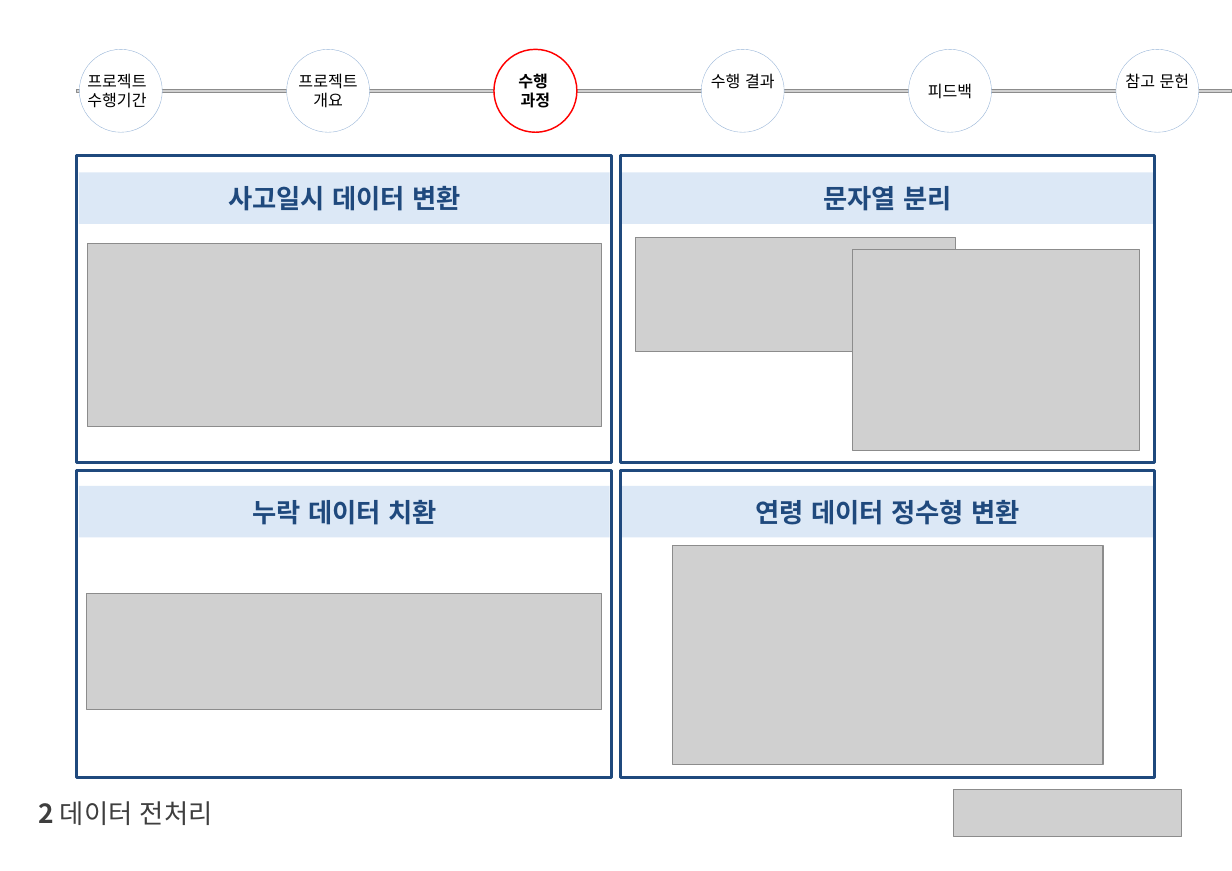
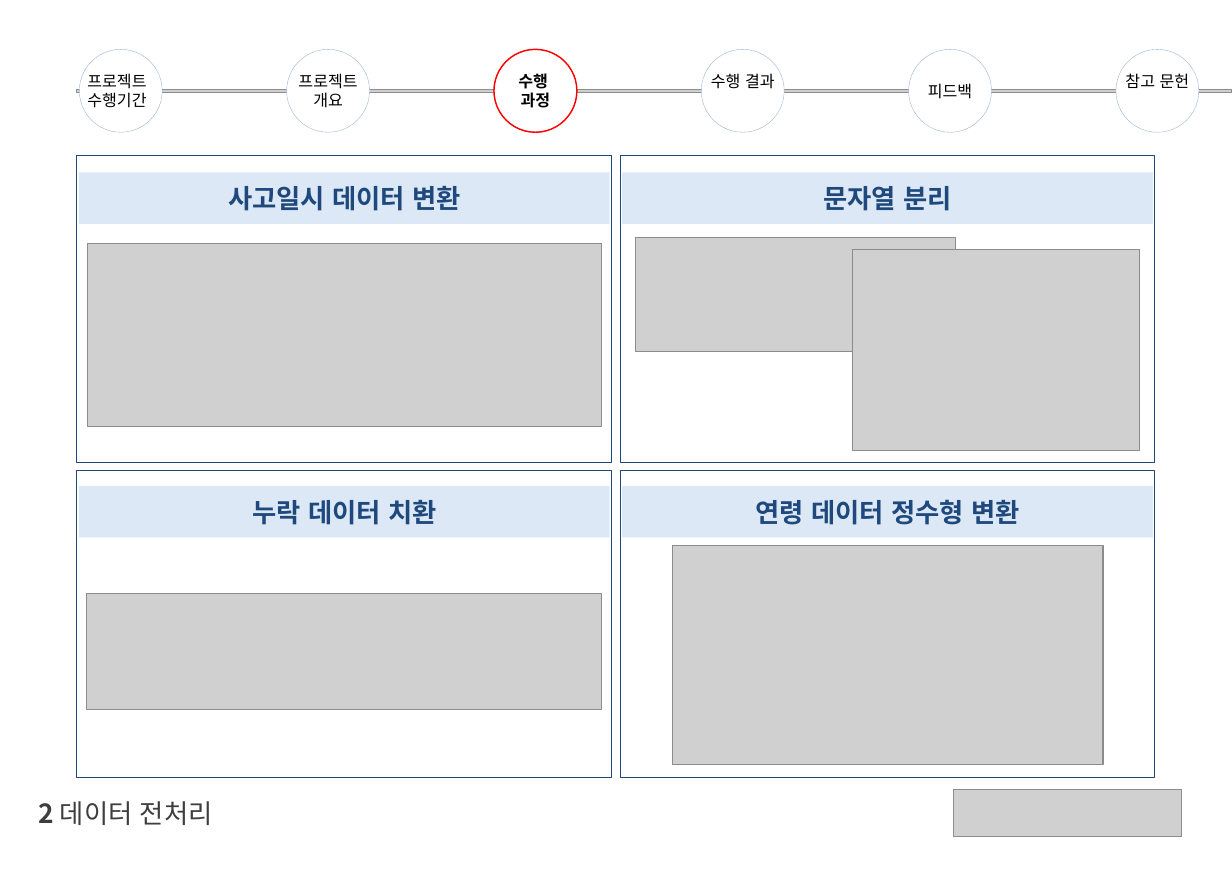
Before and after one commit to leehj112/2024_Accident_Project, a slide deck: slide 5 of SeJeong/노인 교통사고 감소를 위한_3.수행과정.pptx. Drawn at 1232x871 pixels with LibreOffice and Linux fonts; fonts in the diff are those of the drawing; grey boxes stand for pictures. Boxes give left, top, right and bottom in pixels: in the first picture for what was removed or moved away, otherwise in the second. Text is boxed around its words. In the diff, an @@ line names an element or a change of style, - is before the commit and + after.

```diff
--- a/SeJeong/노인 교통사고 감소를 위한_3.수행과정.pptx
+++ b/SeJeong/노인 교통사고 감소를 위한_3.수행과정.pptx
@@ outline #1F497D 2 pt to #1F497D 0.75 pt in 4 elements at box(620, 156, 1155, 462), box(620, 471, 1155, 777), box(77, 156, 612, 462), box(77, 471, 612, 777) @@
```
Also in this commit, not shown: 4 other slides changed, 1 slide added.
